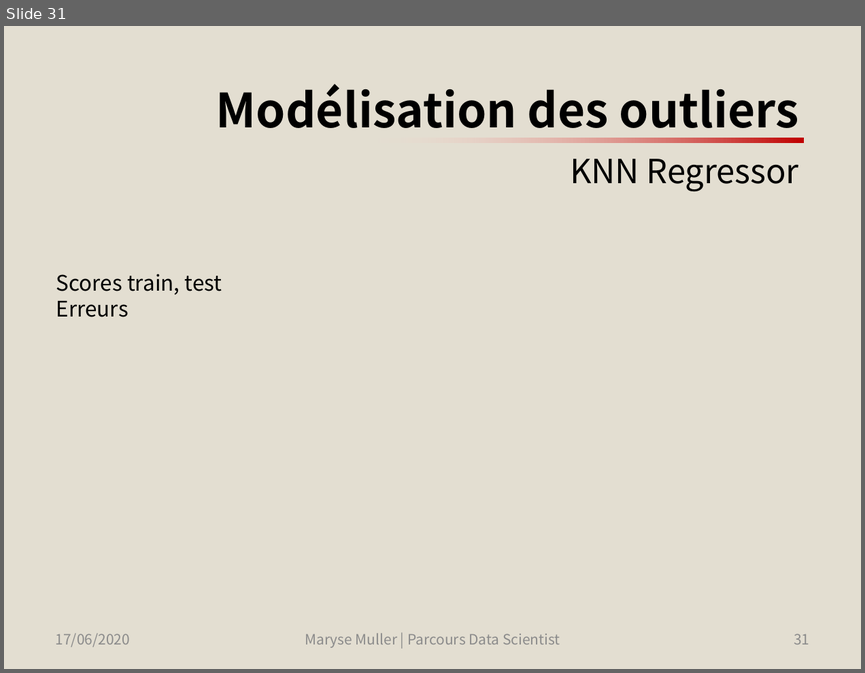
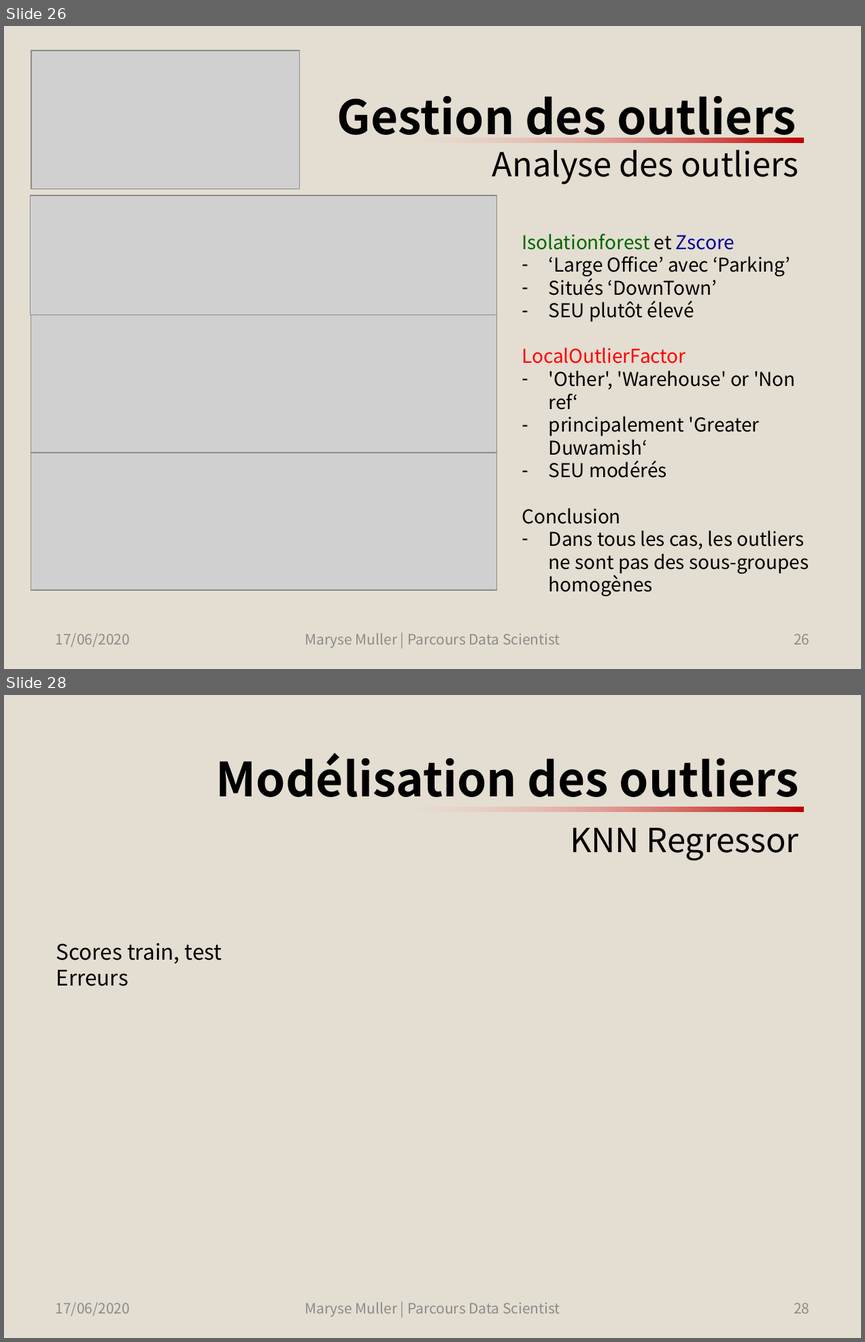
Before and after one commit to SmellyArmure/OC_DS_Project4, a slide deck: PRESENTATION/Projet4.pptx. Shown one above the other, each under a label of ours: slide 31 before the commit, slides 26 and 28 after it; the slides between them are not shown. The pictures are 865x673 and 865x1342 pixels, drawn with LibreOffice and Linux fonts; fonts in the diff are those of the drawing; grey boxes stand for pictures. Boxes give left, top, right and bottom in pixels: in the first picture for what was removed or moved away, otherwise in the second. Text is boxed around its words. In the diff, an @@ line names an element or a change of style, - is before the commit and + after.

Commit message:
P4_Cleaning_EDA : Modification de la fonction plot_histograms, refait les histogrammes (visualisation du skewness) | Visualisation des outliers sur histogrammes et barplots | HORREUR : j'ai retiré les outliers sur les jeux de trains, mais aussi de test git status! corrigé la fonction 'train_test_split_with_outliers_filter' | ARGH : j'ai calculé outliers avec les X et les y -> changé seulement avec les X pour pouvoir prévoir les futurs outliers | Hiiii : j'avais détecté les outliers sur Xtr et Xte, changé pour entraîner les modèles de détection sur X_tr seulement | ajusté l'encodage du modèle de détection ord, ord, ord (loo donne de mauvais résultats) | Analyse des erreurs sur le KNN avec et sans outliers | Présentation : partie 'Gestion des outliers' | Effacé tous les modèles et relancé...

```diff
--- a/PRESENTATION/Projet4.pptx
+++ b/PRESENTATION/Projet4.pptx
@@ slide 26 added at (4, 26, 861, 669), background #E3DED1 @@
@@ picture added at (31, 51, 300, 190) @@
@@ title added at (337, 96, 798, 184), 39.6 pt, text #000000, bold @@
+Gestion des outliers
+Analyse des outliers
@@ rectangle added at (362, 138, 804, 142), fill gradient #C00000 to #FFE7E0 @@
@@ picture added at (31, 195, 496, 316) @@
@@ text added at (521, 233, 808, 596), 16 pt, text #000000 @@
+Isolationforest et Zscore
+– ‘Large Office’ avec ‘Parking’
+– Situés ‘DownTown’
+– SEU plutôt élevé
+LocalOutlierFactor
+– 'Other', 'Warehouse' or 'Non ref‘
+– principalement 'Greater Duwamish‘
+– SEU modérés
+Conclusion
+– Dans tous les cas, les outliers ne sont pas des sous-groupes homogènes
@@ picture added at (31, 315, 498, 452) @@
@@ picture added at (31, 452, 498, 590) @@
@@ text added at (56, 633, 130, 647), 12 pt, text #8C8C8C @@
+17/06/2020
@@ text added at (305, 633, 560, 648), 12 pt, text #8C8C8C @@
+Maryse Muller | Parcours Data Scientist
@@ page number added at (793, 633, 809, 644), 12 pt, text #8C8C8C @@
+26
@@ what was slide 31 is now slide 28 @@
@@ page number at (793, 1302, 809, 1313): text changed @@
-31
+28
```
Also in this commit, not shown: 5 slides changed, 1 other slide added, 8 other files.
